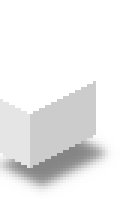
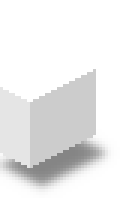
Comparing the layer stacks of the two 132px x 198px images. Changes:
painted on "Top half" over [left=3, top=72, right=93, bottom=114]
painted on "Side" over [left=30, top=69, right=96, bottom=114]
painted on "Front" over [left=0, top=87, right=30, bottom=114]
